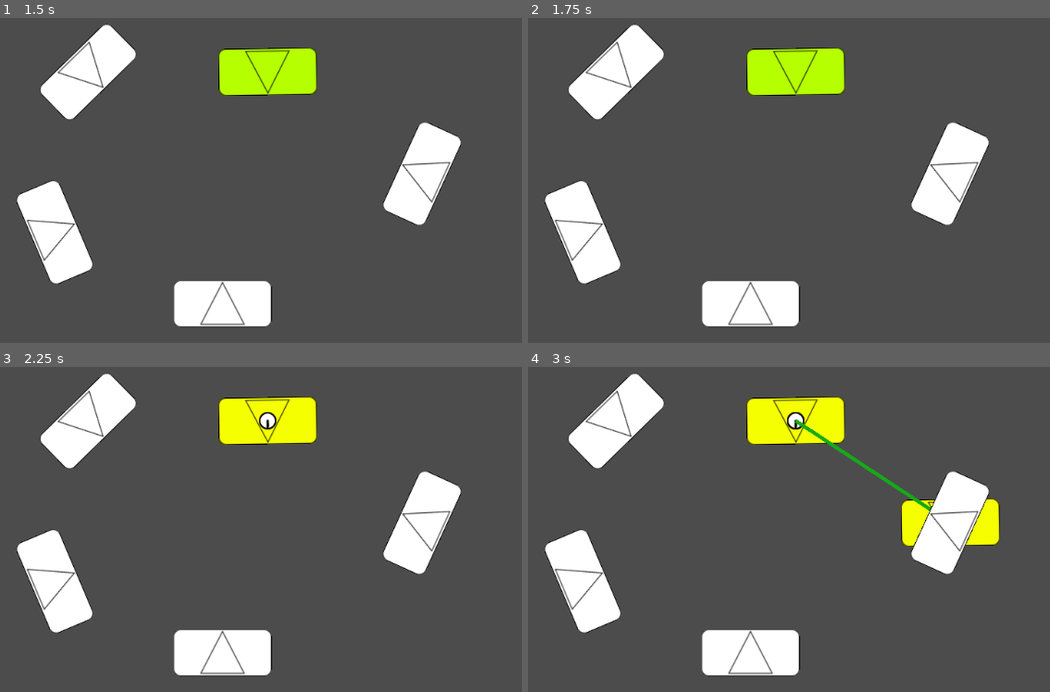
Above: before the commit, frames 1-4 (two rows, left to right).
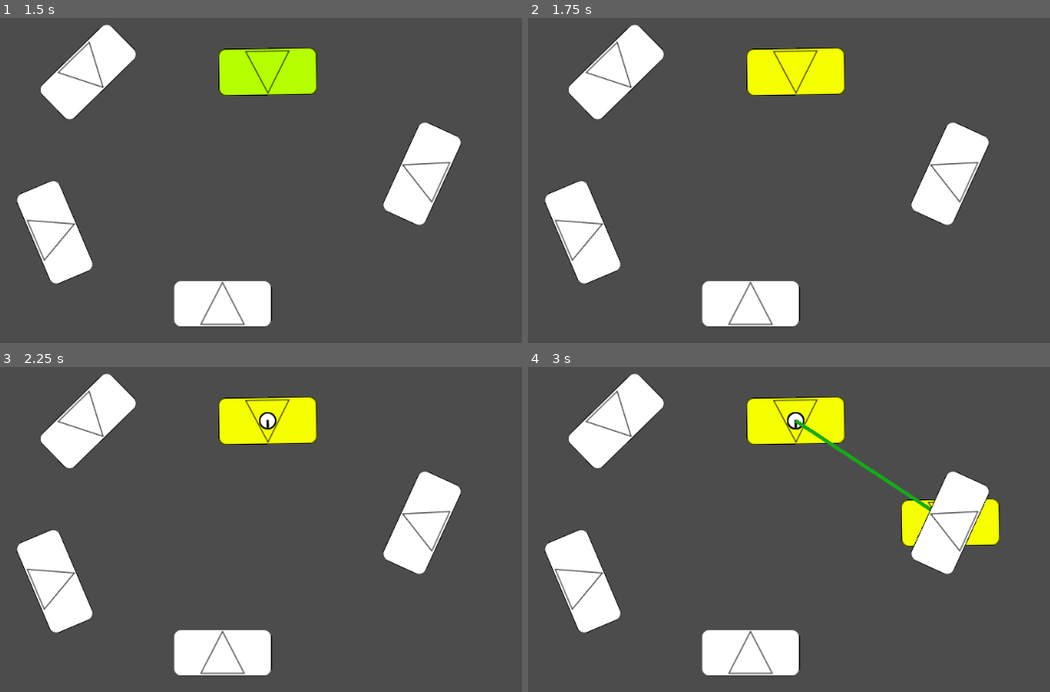
Above: after the commit, the same moments.

Repository: StStep/tatzelwurm-client
Game: Godot game, scene res://World.tscn
The game is run twice, just before and just after one commit, with the same random seed, the same clock (stepped at 60 frames per second) and the same inputs.
Inputs (mouse positions are in pixels of both pictures, inside the frame that each line leads up to):
- Up to frame 1 (1.5 s): tap Enter (ui_accept) at 0.5, 1.35 s; move the mouse to (88, 73) at 0.52 s; hold Enter (ui_accept) 0.53-1.28 s; move the mouse to (266, 73) at 1.27 s
- Up to frame 2 (1.75 s): tap Enter (ui_accept) at 1.52 s
- Up to frame 3 (2.25 s): tap Enter (ui_accept) at 1.82 s; hold Enter (ui_accept) from 2.03 s (still down)
- Up to frame 4 (3 s): move the mouse to (950, 523) at 2.77 s; release Enter (ui_accept) at 2.78 s; tap Enter (ui_accept) at 2.85 s

Frame 1 is identical in both runs. In frame 2, 2.6% of the frame differs, in the area x 42-61%, y 9-24%; in frame 3, less than 0.1%; in frame 4, nothing differs.

Commit message:
Made it so highlightables are always highlighted if mouse is overhead, but highlight rendering is conditional

Diff:
--- a/GameManager.gd
+++ b/GameManager.gd
@@ -16,6 +16,13 @@
 	for u in highlighted_units:
 		if u.handle_input(ev):
 			return
+
+func is_selection_allowed():
+	if selected_unit != null and selected_unit.is_busy():
+		return false
+	else:
+		return true
+
 
 func req_selection(value):
 	if value == null or value == selected_unit:
@@ -50,10 +57,6 @@
 		print("Warning: Hightlighted unit missing hightlight functions")
 		return
 
-	# Only highlight others if selected is not busy
-	if selected_unit != null and selected_unit.is_busy():
-		return
-
 	highlighted_units.append(value)
 	value.highlight()
 
--- a/Unit/Unit.gd
+++ b/Unit/Unit.gd
@@ -67,9 +67,11 @@
 
 func _marker_highlight(marker):
 	# Highlight everything if not yet selected
-	if state == STATE.Not_Selected and marker.is_highlighted:
+	if state == STATE.Not_Selected and marker.is_highlighted \
+			and gm.is_selection_allowed():
 		_highlight()
-	elif state == STATE.Not_Selected:
+	# If busy or not selected, don't highlight anything
+	elif state == STATE.Not_Selected or is_busy():
 		_unhighlight()
 	# Else only highlight self
 	elif marker.is_highlighted:
@@ -167,7 +169,8 @@
 		# select if hightlighted
 		STATE.Not_Selected:
 			if (start_marker.is_highlighted or end_marker.is_highlighted) \
-					and ev.is_action_pressed("ui_accept"):
+					and ev.is_action_pressed("ui_accept") \
+					and gm.is_selection_allowed():
 				gm.req_selection(self)
 				ret = true
 		# Start adding moves if hightlighted or deselect
